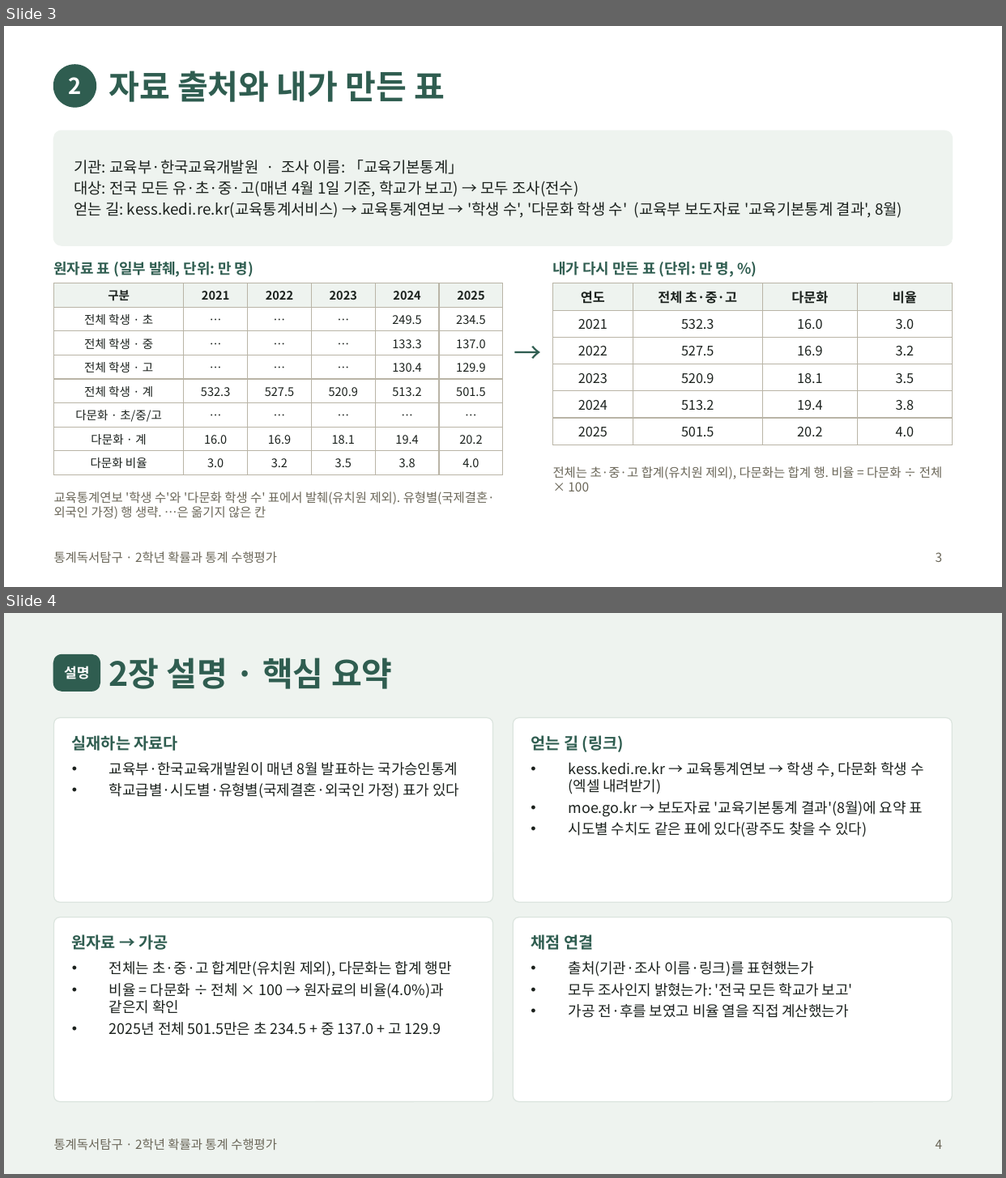
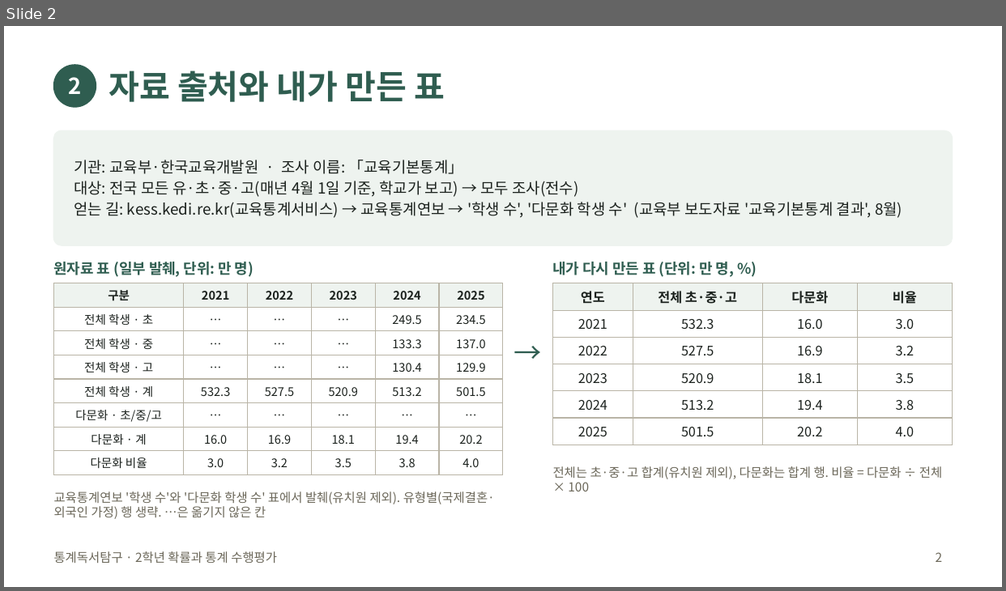
Before and after one commit to jaegeunsongsong/autobot, a slide deck: docs/2026-2학기-통계독서탐구-수행평가/발표예시-교육.pptx. Shown one above the other, each under a label of ours: slides 3 and 4 before the commit, slide 2 after it. The pictures are 1006x1178 and 1006x591 pixels, drawn with LibreOffice and Linux fonts; fonts in the diff are those of the drawing. Boxes give left, top, right and bottom in pixels: in the first picture for what was removed or moved away, otherwise in the second. Text is boxed around its words. In the diff, an @@ line names an element or a change of style, - is before the commit and + after.

```diff
--- a/docs/2026-2학기-통계독서탐구-수행평가/발표예시-교육.pptx
+++ b/docs/2026-2학기-통계독서탐구-수행평가/발표예시-교육.pptx
@@ slide 4 removed at <box>4,613,1002,1174</box>, background #EEF3EF; not listed: 1 template element that a slide beside it also shows @@
@@ rounded rectangle removed at <box>54,655,100,691</box> @@
@@ title removed at <box>108,658,393,689</box> @@
-2장 설명 · 핵심 요약
@@ text removed at <box>64,666,89,679</box> @@
-설명
@@ rounded rectangle removed at <box>54,717,493,902</box> @@
@@ rounded rectangle removed at <box>513,717,952,902</box> @@
@@ text removed at <box>72,735,178,751</box> @@
-실재하는 자료다
@@ text removed at <box>530,735,624,752</box> @@
-얻는 길 (링크)
@@ text removed at <box>109,762,459,798</box> @@
-• 교육부·한국교육개발원이 매년 8월 발표하는 국가승인통계
-• 학교급별·시도별·유형별(국제결혼·외국인 가정) 표가 있다
@@ text removed at <box>569,762,924,837</box> @@
-• kess.kedi.re.kr → 교육통계연보 → 학생 수, 다문화 학생 수 (엑셀 내려받기)
-• moe.go.kr → 보도자료 '교육기본통계 결과'(8월)에 요약 표
-• 시도별 수치도 같은 표에 있다(광주도 찾을 수 있다)
@@ rounded rectangle removed at <box>54,918,493,1102</box> @@
@@ rounded rectangle removed at <box>513,918,952,1102</box> @@
@@ text removed at <box>72,935,168,950</box> @@
-원자료 → 가공
@@ text removed at <box>530,935,593,950</box> @@
-채점 연결
@@ text removed at <box>109,961,452,1036</box> @@
-• 전체는 초·중·고 합계만(유치원 제외), 다문화는 합계 행만
-• 비율 = 다문화 ÷ 전체 × 100 → 원자료의 비율(4.0%)과 같은지 확인
-• 2025년 전체 501.5만은 초 234.5 + 중 137.0 + 고 129.9
@@ text removed at <box>569,961,853,1018</box> @@
-• 출처(기관·조사 이름·링크)를 표현했는가
-• 모두 조사인지 밝혔는가: '전국 모든 학교가 보고'
-• 가공 전·후를 보였고 비율 열을 직접 계산했는가
@@ page number removed at <box>936,1139,943,1149</box> @@
-4
@@ what was slide 3 is now slide 2 @@
@@ page number at <box>936,552,943,562</box>: text changed @@
-3
+2
```
Also in this commit, not shown: 2 slides changed, 3 other slides removed, 8 other files.
